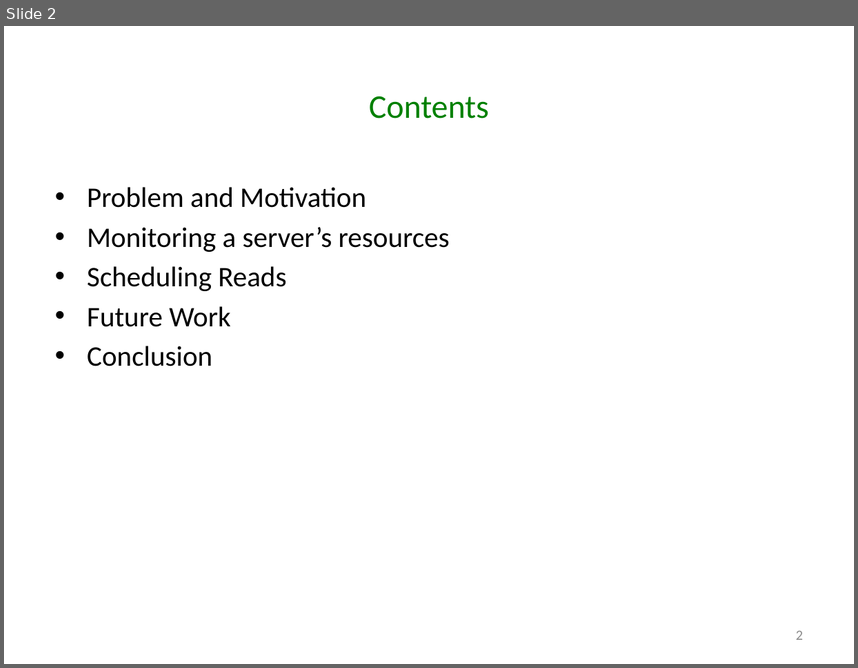
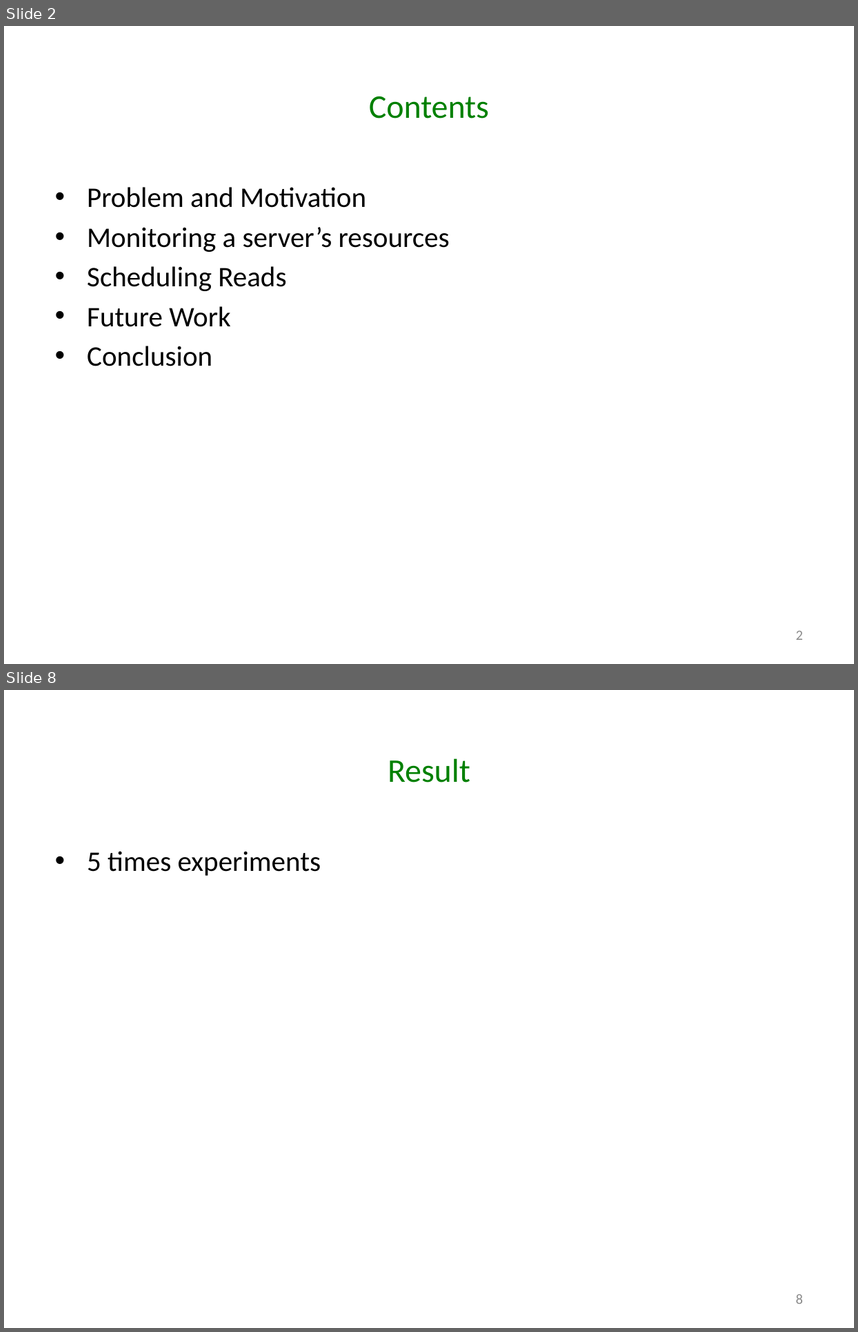
Before and after one commit to godares79/CS848-Project, a slide deck: PresentationSlides/Presentation.pptx. Shown one above the other, each under a label of ours: slide 2 before the commit, slides 2 and 8 after it; the slides between them are not shown. The pictures are 858x668 and 858x1332 pixels, drawn with LibreOffice and Linux fonts; fonts in the diff are those of the drawing. Boxes give left, top, right and bottom in pixels: in the first picture for what was removed or moved away, otherwise in the second. Text is boxed around its words. In the diff, an @@ line names an element or a change of style, - is before the commit and + after.

```diff
--- a/PresentationSlides/Presentation.pptx
+++ b/PresentationSlides/Presentation.pptx
@@ slide 8 added at box(4, 690, 854, 1328), background #FFFFFF @@
@@ title added at box(388, 758, 470, 782), 28 pt, text #008000 @@
+Result
@@ text added at box(87, 851, 321, 876), 24 pt, text #000000 @@
+• 5 times experiments
@@ page number added at box(796, 1294, 803, 1303), 12 pt, text #8C8C8C @@
+8
```
Also in this commit, not shown: 2 slides changed, 8 other slides added, 2 slides removed.
